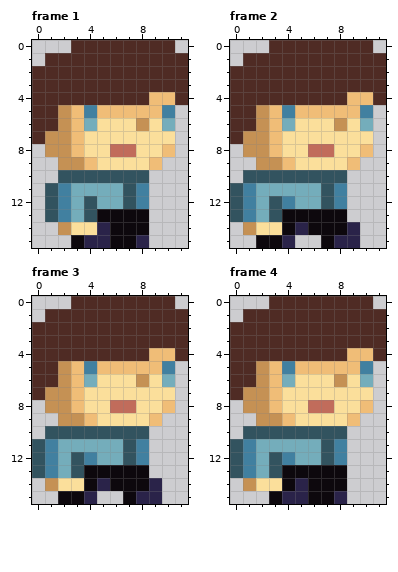
Two versions of one pixel-art file, assets/game/player/player.aseprite. This is how it looked before the edit.
12x16 pixels, 6 frames. Shown: frame 1, frame 2, frame 3, frame 4. The commit also changed other frames, which this record leaves out.
The result:
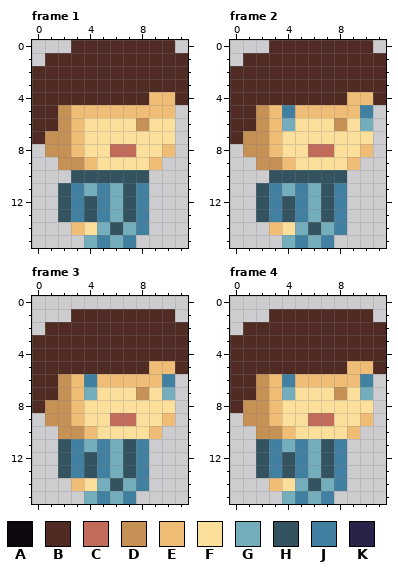
Palette (. is transparent): A #0d080d  B #4f2b24  C #c16c5b  D #c59154  E #f0bd77  F #fbdf9b  G #74adbb  H #32535f  J #4180a0  K #2a2349
Edits made:
layer "Walk" now hidden
layer "Idle" now shown
Frame 1:
y 5: x 4 J -> E; x 10 J -> E
y 6: x 4 G -> F; x 10 G -> F
y 10: x 2 H -> .
y 11..12: x 1..3 HJG -> .HJ; x 5 G -> J
y 13: x 1..3 HJG -> .HJ; x 5..8 AAAA -> JGHJ
y 14: x 2..3 DF -> .E; x 5..8 KAAA -> GHGJ
y 15: x 3..8 AKKAAK -> .GJGJ.
Frame 2:
y 10: x 1..2 HH -> ..
y 11: x 0..3 HJGG -> ..HJ; x 5 G -> J
y 12: x 0..5 HJGHJG -> ..HJHJ
y 13: x 0..8 HJGHAAAAA -> ..HJHJGHJ
y 14: x 1..9 DFFAKAAAK -> ..EFGHGJ.
y 15: x 2..9 AAK..AKK -> ..GJGJ..
Frame 3:
y 0: x 3..10 BBBBBBBB -> ........
y 1: x 1..2 BB -> ..; x 11 B -> .
y 2: x 0 B -> .
y 4: x 9..10 EE -> BB
y 5: x 2..8 DEJEEEE -> BBBBBBB; x 10..11 J. -> EB
y 6: x 4..10 GFFFDFG -> JEEEEEJ
y 7: x 1 D -> B; x 4 F -> G; x 8 F -> D; x 10 F -> G
y 8: x 0 . -> B; x 6..7 CC -> FF; x 10 E -> F
y 9: x 1 . -> D; x 3..4 DE -> EF; x 6..7 FF -> CC; x 9..10 E. -> FE
y 10: x 1..9 HHHHHHHH. -> .DDEFFFFE
y 11: x 0..3 HJGG -> ..HJ; x 5 G -> J
y 12: x 0..5 HJGHJG -> ..HJHJ
y 13: x 0..8 HJGHAAAAA -> ..HJHJGHJ
y 14: x 1..9 DFFAKAAAK -> ..EFGHGJ.
y 15: x 2..9 AAK..AKK -> ..GJGJ..
Frame 4:
y 0: x 3..10 BBBBBBBB -> ........
y 1: x 1..2 BB -> ..; x 11 B -> .
y 2: x 0 B -> .
y 4: x 9..10 EE -> BB
y 5: x 2..8 DEJEEEE -> BBBBBBB; x 10..11 J. -> EB
y 6: x 4..10 GFFFDFG -> JEEEEEJ
y 7: x 1 D -> B; x 4 F -> G; x 8 F -> D; x 10 F -> G
y 8: x 0 . -> B; x 6..7 CC -> FF; x 10 E -> F
y 9: x 1 . -> D; x 3..4 DE -> EF; x 6..7 FF -> CC; x 9..10 E. -> FE
y 10: x 1..9 HHHHHHHH. -> .DDEFFFFE
y 11: x 0..3 HJGG -> ..HJ; x 5 G -> J
y 12: x 0..5 HJGHJG -> ..HJHJ
y 13: x 0..8 HJGHAAAAA -> ..HJHJGHJ
y 14: x 1..8 DFFAKAAA -> ..EFGHGJ
y 15: x 3..8 AKKAAK -> .GJGJ.
Pixel boxes of the changes (left, top, right, bottom) in both pictures:
changed: (45, 105, 149, 248)
changed: (162, 105, 175, 131)
changed: (230, 170, 360, 248)
changed: (32, 296, 188, 504)
changed: (230, 296, 386, 504)
